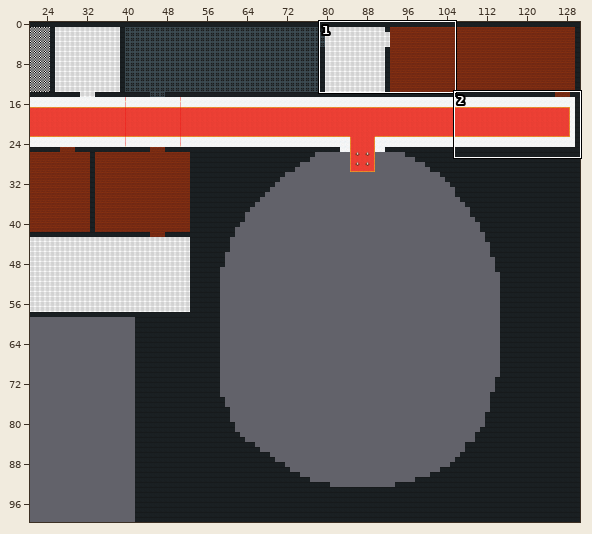
Tiled map, stored at ressources/map/whitehouse_test.tmx. The first picture is a wide view before the edit; the outline marks the close-up.
Close-up. Before the commit:
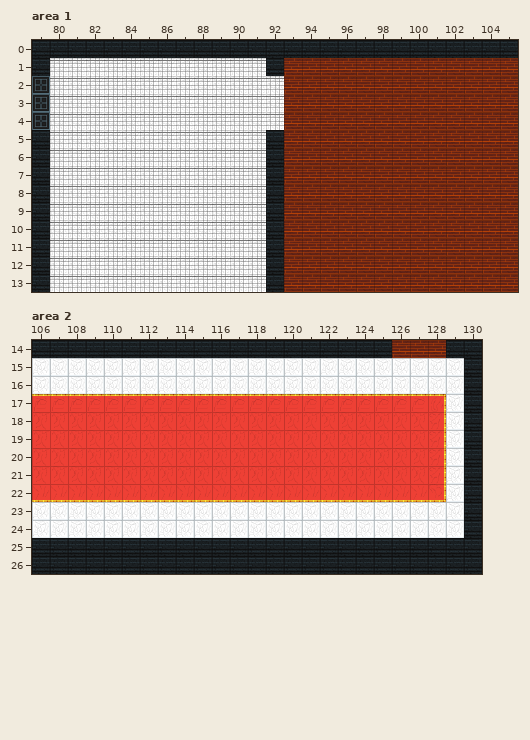
Cells are 32x32 px. Shown: area 1 x 79..105, y 0..13; area 2 x 106..130, y 14..26. The commit also changed other parts of the map, which this record leaves out.
Now the later version:
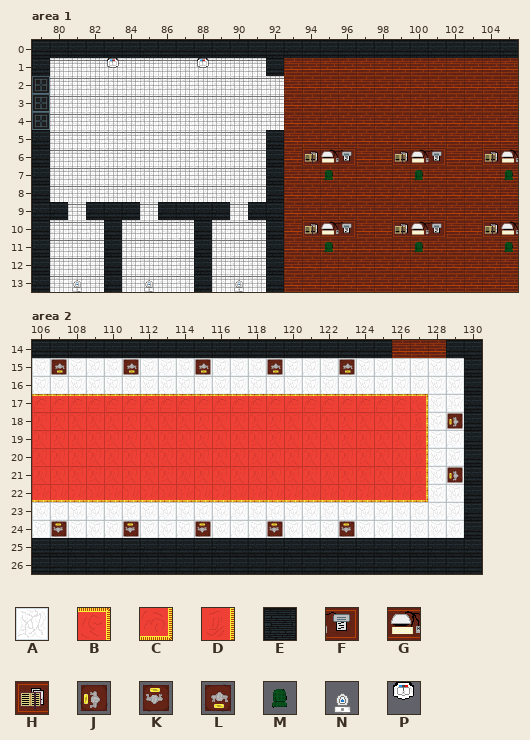
Key: from "floors": A 1, B 3 turned 180, C 3 turned 270, D 6 turned 180, E 12; from "items": F 0 turned 180, G 1 turned 180, H 2 turned 180, J 3 turned 180, K 3 turned 270, L 3 turned 90, M 4 turned 180, N 11, P 15 turned 180.
_ is an empty cell.
The edit:
Layer "Decors", area 1:
y 1: x 83 _ -> P; x 88 _ -> P
y 6: x 94..96 ___ -> HGF; x 99..101 ___ -> HGF; x 104..105 __ -> HG
y 7: x 95 _ -> M; x 100 _ -> M; x 105 _ -> M
y 9: x 80 _ -> E; x 82..84 ___ -> EEE; x 86..89 ____ -> EEEE; x 91 _ -> E
y 10: x 83 _ -> E; x 88 _ -> E; x 94..96 ___ -> HGF; x 99..101 ___ -> HGF; x 104..105 __ -> HG
y 11: x 83 _ -> E; x 88 _ -> E; x 95 _ -> M; x 100 _ -> M; x 105 _ -> M
y 12: x 83 _ -> E; x 88 _ -> E
y 13: x 81 _ -> N; x 83 _ -> E; x 85 _ -> N; x 88 _ -> E; x 90 _ -> N
Layer "Decors", area 2:
y 15: x 107 _ -> L; x 111 _ -> L; x 115 _ -> L; x 119 _ -> L; x 123 _ -> L
y 17: x 127..128 __ -> BA
y 18: x 127..129 ___ -> DAJ
y 19..20: x 127..128 __ -> DA
y 21: x 127..129 ___ -> DAJ
y 22: x 127..128 __ -> CA
y 24: x 107 _ -> K; x 111 _ -> K; x 115 _ -> K; x 119 _ -> K; x 123 _ -> K
